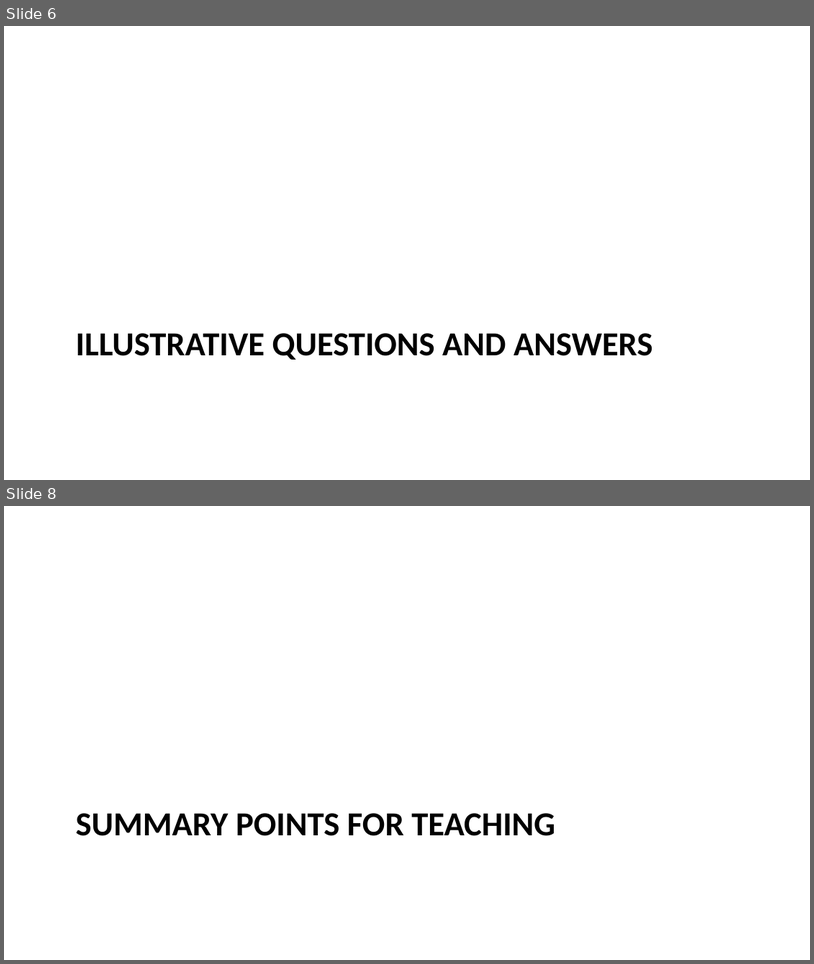
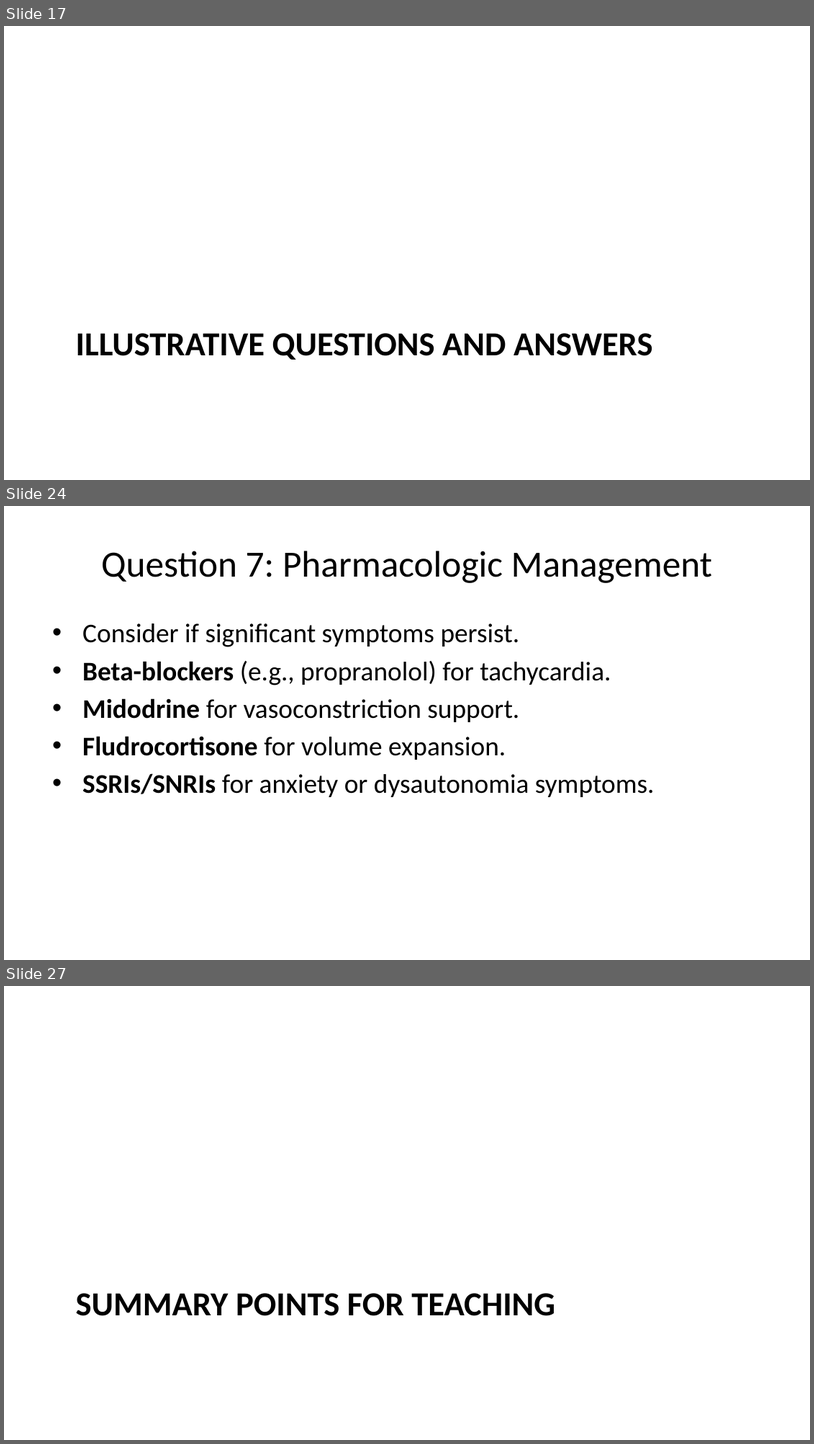
Before and after one commit to lricher7329/lricher7329.github.io, a slide deck: docs/cases/pots.pptx. Shown one above the other, each under a label of ours: slides 6 and 8 before the commit, slides 17, 24 and 27 after it; the slides between them are not shown. The pictures are 814x964 and 814x1444 pixels, drawn with LibreOffice and Linux fonts; fonts in the diff are those of the drawing. Boxes give left, top, right and bottom in pixels: in the first picture for what was removed or moved away, otherwise in the second. Text is boxed around its words. In the diff, an @@ line names an element or a change of style, - is before the commit and + after.

```diff
--- a/docs/cases/pots.pptx
+++ b/docs/cases/pots.pptx
@@ slide 24 added at (4,506,810,960), background #FFFFFF @@
@@ title added at (101,551,712,583), 33 pt, text #000000 @@
+Question 7: Pharmacologic Management
@@ text added at (82,623,655,797), 24 pt, text #000000 @@
+• Consider if significant symptoms persist.
+• Beta-blockers (e.g., propranolol) for tachycardia.
+• Midodrine for vasoconstriction support.
+• Fludrocortisone for volume expansion.
+• SSRIs/SNRIs for anxiety or dysautonomia symptoms.
@@ what was slide 6 is now slide 17 @@
@@ what was slide 8 is now slide 27 @@
```
Also in this commit, not shown: 4 slides changed, 18 other slides added, 10 other files.
